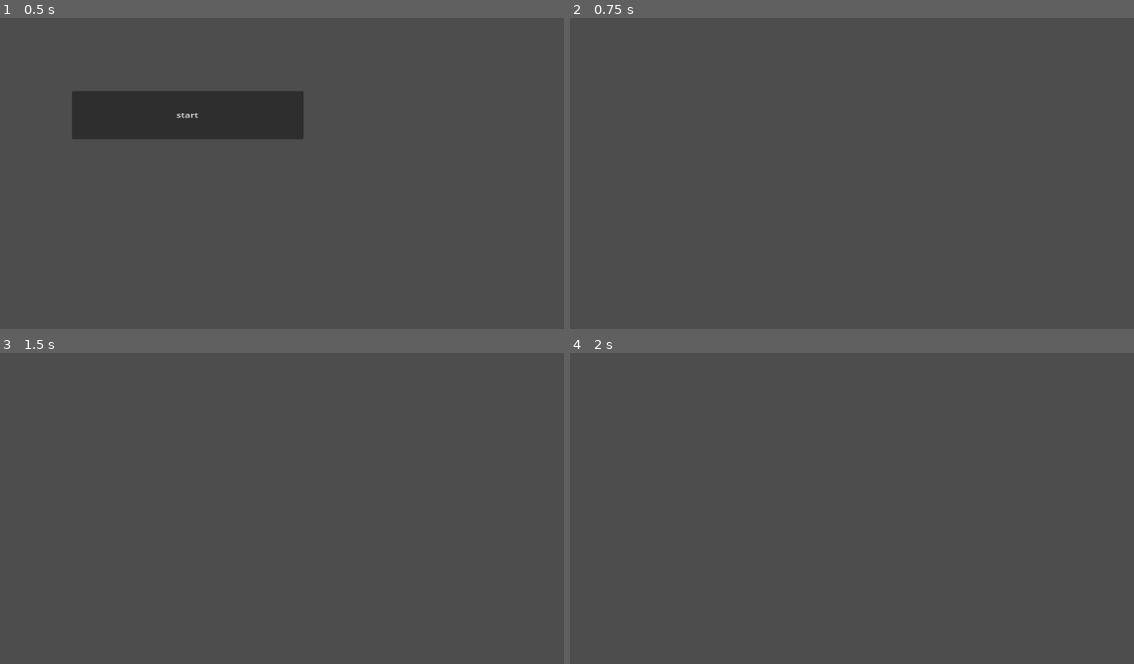
Above: before the commit, frames 1-4 (two rows, left to right).
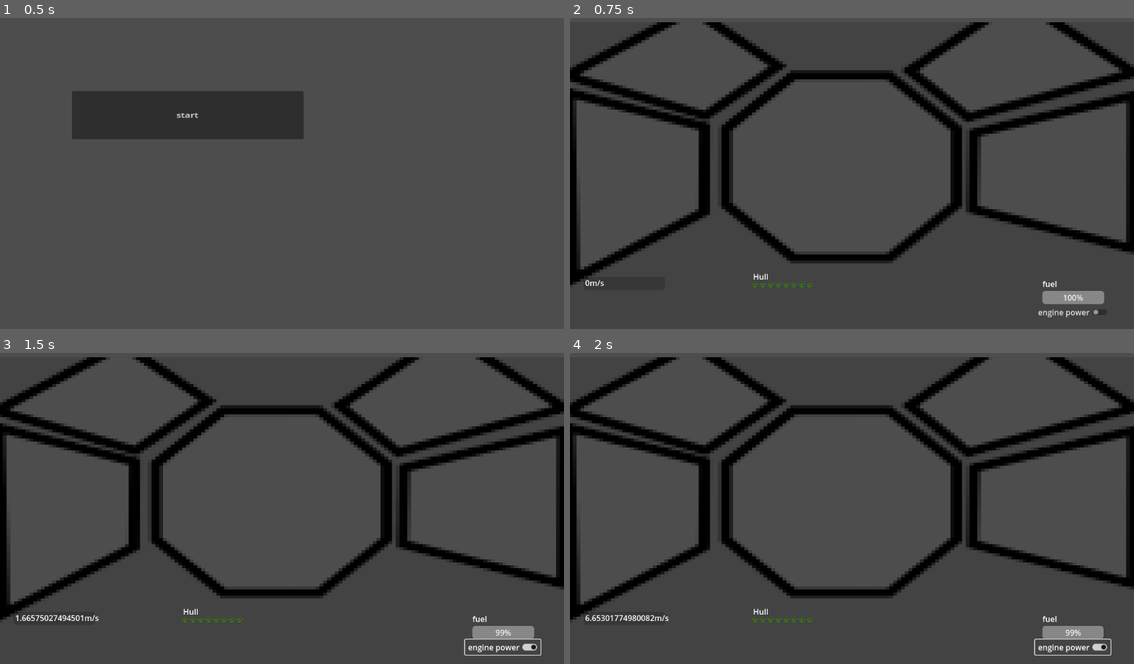
Above: after the commit, the same moments.

Repository: MightyDuckD/Weltraum
Game: Godot game, scene res://MainMenu.tscn
Two runs of this game, one before a commit and one after it. Both use one fixed random seed, a clock stepped at 60 frames per second and the inputs below.
Inputs (mouse positions are in pixels of both pictures, inside the frame that each line leads up to):
- Up to frame 1 (0.5 s): no input
- Up to frame 2 (0.75 s): click "start" at 0.5 s
- Up to frame 3 (1.5 s): click (501, 648) at 1.25 s, where only the run after the commit has a clickable "engine power"
- Up to frame 4 (2 s): no input

Frame 1 is identical in both runs. In frame 2, 17% of the frame differs, in the area x 0-100%, y 1-97%; in frame 3, 17%; in frame 4, 17%, in the area x 0-100%, y 1-98%.

Commit message:
Add assets

Diff:
--- /dev/null
+++ b/Game.gd
@@ -0,0 +1,32 @@
+extends Node2D
+
+
+
+
+# Called when the node enters the scene tree for the first time.
+func _ready():
+	pass # Replace with function body.
+
+
+# Called every frame. 'delta' is the elapsed time since the previous frame.
+func _process(delta):
+	update_ui()
+	pass
+
+
+
+
+func _on_check_button_toggled(button_pressed):
+	$State.toggle_engine(button_pressed)
+	pass # Replace with function body.
+
+
+func update_ui():
+	var state = $State as Gamestate
+
+	$SpeedProgress.value = 100*(state.speed / state.speedTarget)
+	$SpeedProgress/Label.text = str(state.speed) + "m/s"
+
+	$FuelProgress.value = 100*(state.fuel / state.tankSize)
+
+	$EnginePower.button_pressed = state.engineRunning
--- a/Game.tscn
+++ b/Game.tscn
@@ -1,3 +1,65 @@
-[gd_scene format=3 uid="uid://c4vvdvhijb77q"]
+[gd_scene load_steps=5 format=3 uid="uid://c4vvdvhijb77q"]
+
+[ext_resource type="Script" path="res://Game.gd" id="1_5tkae"]
+[ext_resource type="PackedScene" uid="uid://c0pd56x4yys8p" path="res://State.tscn" id="2_8dbgt"]
+[ext_resource type="Texture2D" uid="uid://dioryvhdsnpen" path="res://assets/hull.png" id="3_mt6gp"]
+[ext_resource type="Texture2D" uid="uid://43w1dyh55mxd" path="res://assets/bg.png" id="4_has7e"]
 
 [node name="Game" type="Node2D"]
+script = ExtResource("1_5tkae")
+
+[node name="ShipHull" type="Sprite2D" parent="."]
+position = Vector2(573, 336)
+scale = Vector2(0.779401, 0.618103)
+texture = ExtResource("4_has7e")
+
+[node name="SpeedProgress" type="ProgressBar" parent="."]
+offset_left = 28.0
+offset_top = 541.0
+offset_right = 194.0
+offset_bottom = 568.0
+show_percentage = false
+
+[node name="Label" type="Label" parent="SpeedProgress"]
+offset_left = 3.0
+offset_top = 1.0
+offset_right = 154.0
+offset_bottom = 24.0
+
+[node name="EnginePower" type="CheckButton" parent="."]
+offset_left = 950.0
+offset_top = 598.0
+offset_right = 1104.0
+offset_bottom = 629.0
+text = "engine power"
+
+[node name="State" parent="." instance=ExtResource("2_8dbgt")]
+
+[node name="FuelProgress" type="ProgressBar" parent="."]
+offset_left = 965.0
+offset_top = 570.0
+offset_right = 1091.0
+offset_bottom = 597.0
+
+[node name="Label" type="Label" parent="FuelProgress"]
+offset_top = -26.0
+offset_right = 40.0
+text = "fuel"
+
+[node name="Node2D" type="Node2D" parent="."]
+position = Vector2(374, 529)
+
+[node name="Hull" type="TextureProgressBar" parent="Node2D"]
+offset_left = -4.0
+offset_top = 21.0
+offset_right = 127.0
+offset_bottom = 40.0
+value = 100.0
+texture_progress = ExtResource("3_mt6gp")
+
+[node name="Label" type="Label" parent="Node2D"]
+offset_right = 40.0
+offset_bottom = 26.0
+text = "Hull"
+
+[connection signal="toggled" from="EnginePower" to="." method="_on_check_button_toggled"]
--- /dev/null
+++ b/State.gd
@@ -0,0 +1,50 @@
+extends Node
+class_name Gamestate
+
+var fuel = 100.0
+var tankSize = 100.0
+var speed = 0.0
+var damage = 0.0
+var hull = 100.0
+
+var engineRunning = false
+var enginePower = 10
+
+var baseFuelConsumption = 0.7
+var shipAeroFactor = 0.9999
+
+var speedTarget = 300000000
+
+# Called when the node enters the scene tree for the first time.
+func _ready():
+	pass # Replace with function body.
+
+
+# Called every frame. 'delta' is the elapsed time since the previous frame.
+var deltaT = 0
+func _process(delta):
+	deltaT += delta
+	if deltaT > 1:
+		deltaT -= 1
+		print_my_debug()
+
+	if fuel < 0:
+		fuel = 0
+		engineRunning = false
+
+	if engineRunning:
+		fuel -= delta * baseFuelConsumption
+		speed += delta * enginePower
+
+	speed = max(0, speed * shipAeroFactor) #TODO factor in delta here
+
+	pass
+
+func toggle_engine(power):
+	engineRunning = power
+
+
+func print_my_debug():
+	var debug = "val: " + str(engineRunning) + "\t" + str(speed)
+
+	print(debug)
--- /dev/null
+++ b/State.tscn
@@ -0,0 +1,6 @@
+[gd_scene load_steps=2 format=3 uid="uid://c0pd56x4yys8p"]
+
+[ext_resource type="Script" path="res://State.gd" id="1_7xnrl"]
+
+[node name="State" type="Node"]
+script = ExtResource("1_7xnrl")
Binary file added: assets/bg.png
Not shown, added: assets/bg.png.import
Binary file added: assets/hull.png
Not shown, added: assets/hull.png.import
